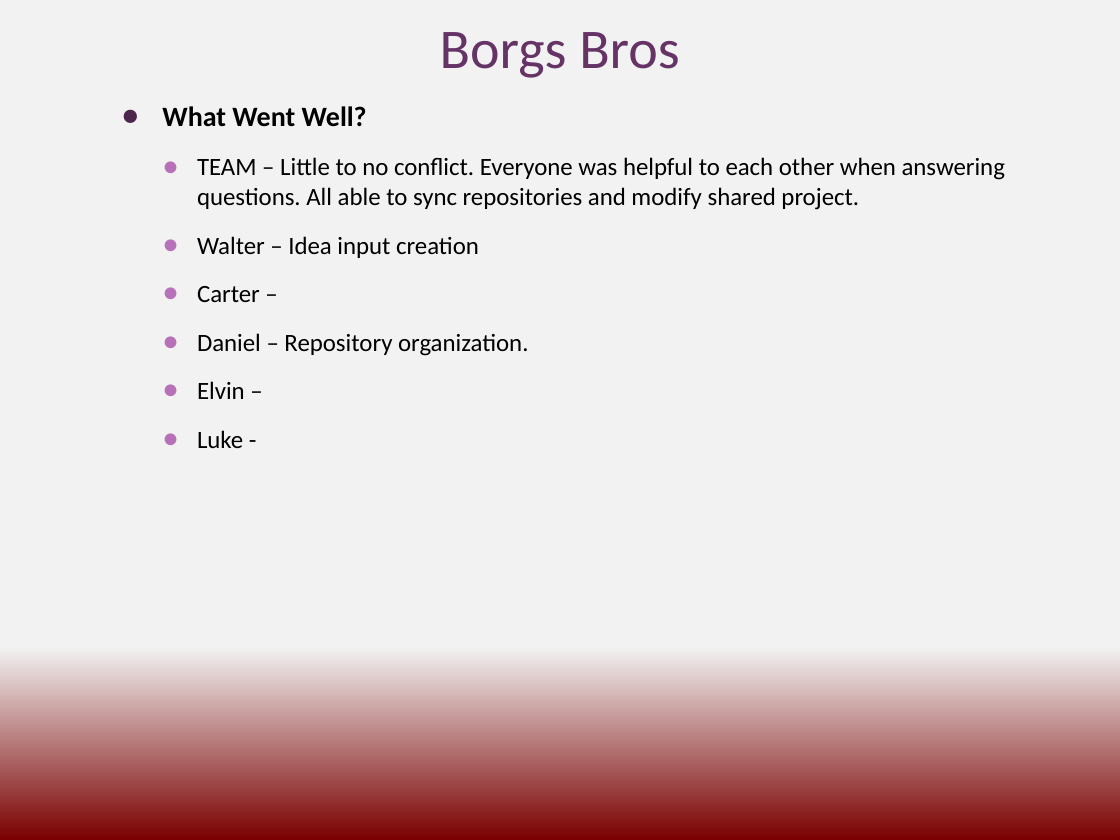
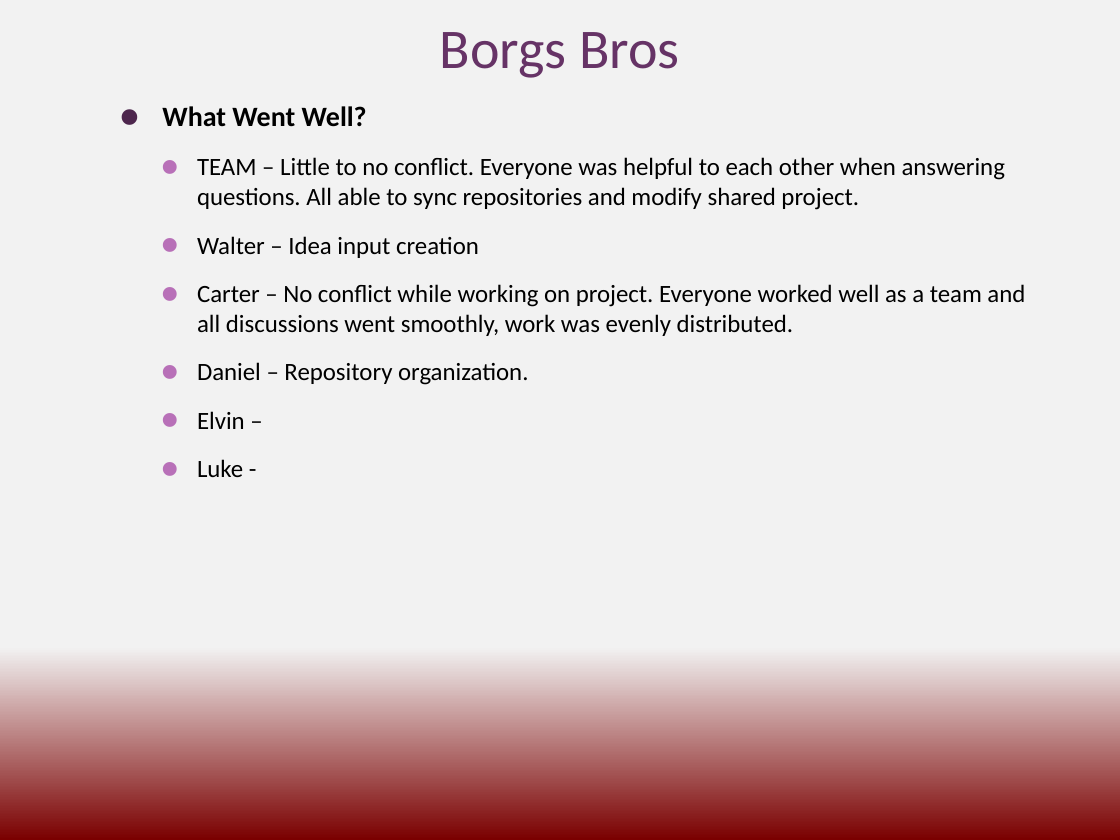
Before and after one commit to cs3398-borgs-bros/JeopardyChamp-Project, a slide deck: slide 1 of docs/Borgs_Retrospective.pptx. Drawn at 1120x840 pixels with LibreOffice and Linux fonts; fonts in the diff are those of the drawing. Boxes give left, top, right and bottom in pixels: in the first picture for what was removed or moved away, otherwise in the second. Text is boxed around its words. In the diff, an @@ line names an element or a change of style, - is before the commit and + after.

Commit message:
Update Borgs_Retrospective.pptx
merged Walter and Carter powerpoint update

```diff
--- a/docs/Borgs_Retrospective.pptx
+++ b/docs/Borgs_Retrospective.pptx
@@ text at [162,106,1005,477]: bullet ● to ⚫; less space between paragraphs @@
@@ text at [197,284,1025,336]: text changed @@
-    ● Carter –
+    ⚫ Carter – No conflict while working on project. Everyone worked well as a team and all discussions went smoothly, work was evenly distributed.
```
Also in this commit, not shown: 2 other slides changed.
